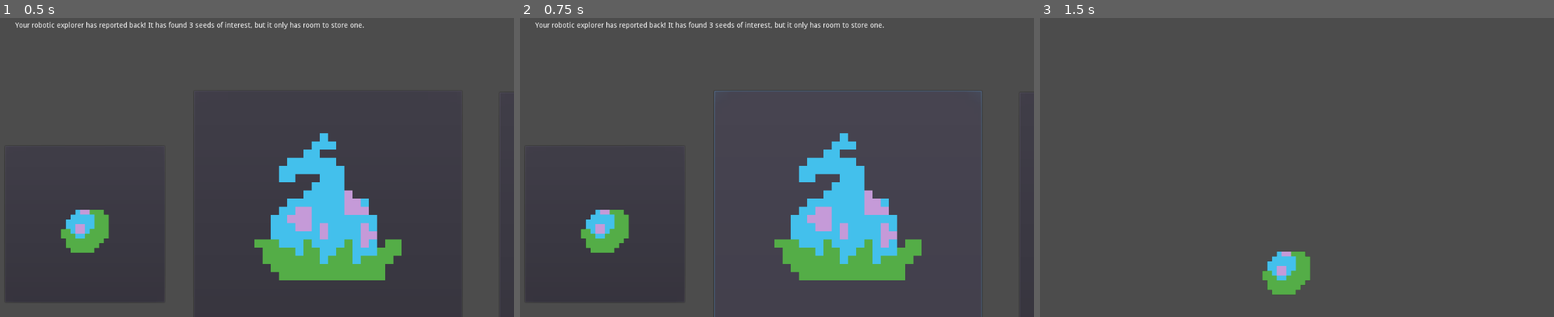
Above: before the commit, frames 1-3 (left to right).
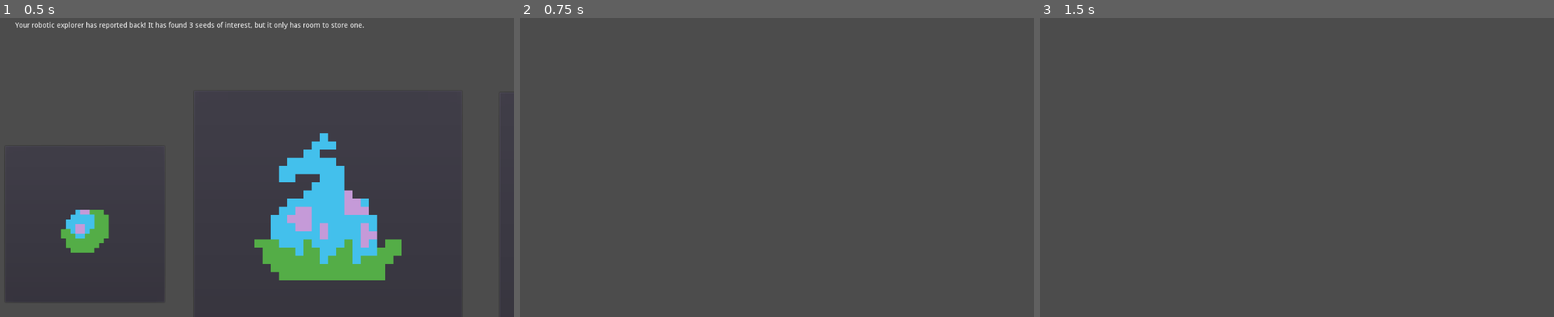
Above: after the commit, the same moments.

Repository: ArgosOfIthica/axil
Game: Godot game, scene res://Main.tscn
Same seed, same stepped clock (60 frames per second), same inputs: the game is played once before the commit and once after it.
Inputs (mouse positions are in pixels of both pictures, inside the frame that each line leads up to):
- Up to frame 1 (0.5 s): no input
- Up to frame 2 (0.75 s): click (848, 224) at 0.5 s
- Up to frame 3 (1.5 s): click (1122, 224) at 1.27 s

Frame 1 is identical in both runs. In frame 2, 9.6% of the frame differs, in the area x 2-90%, y 1-100%; in frame 3, 1.1%.
Error after the commit: Parse Error: The identifier "species" isn't declared in the current scope. (res://Spaceship.gd:16)

Commit message:
Plant class developed more and starter buttons almost functioning

Diff:
--- a/Choose.gd
+++ b/Choose.gd
@@ -3,7 +3,6 @@
 # Declare member variables here. Examples:
 # var a = 2
 # var b = "text"
-
 signal kill_choose
 
 # Called when the node enters the scene tree for the first time.
@@ -14,14 +13,14 @@
 func _process(delta):
 	pass
 
-
 func _on_Button_1_pressed():
 	emit_signal('kill_choose')
 	hide()
 
-
 func _on_Button_2_pressed():
-	return 2
+	emit_signal('kill_choose')
+	hide()
 
 func _on_Button_3_pressed():
-	return 3
+	emit_signal('kill_choose')
+	hide()
--- a/Plant.gd
+++ b/Plant.gd
@@ -4,11 +4,22 @@
 # var a = 2
 # var b = "text"
 class Plant:
+
+	def __init__(self, species, stage):
+		self.species = species
+		self. stage = stage
+
 	var species = "demo"
 	var stage = "seed"
 	var seedling_image_path = null
 	var lifetime = 0
-
+	func species_to_path(self):
+		if self.species == "water" :
+			self.seedling_image_path = "plant_water_1.png"
+		else if self.species == "grass":
+			self.seedling_image_path = "plant_grass_1.png"
+		else:
+			self.seedling_image_path = "plant_fire_1.png"
 
 func _ready():
 	pass
--- a/Spaceship.gd
+++ b/Spaceship.gd
@@ -9,10 +9,12 @@
 	pass
 func goto_spaceship():
 	var plantscene = load('res://Plant.tscn')
-	var plant = plantscene.instance()
+	"""var plant = plantscene.instance()
 	plant.position.x = 500
 	plant.position.y = 500
-	add_child(plant)
+	add_child(plant)"""
+	var plant = plantscene.Plant(species, stage)
+
 
 
 #func render_plants():
Binary file added: assets/plant_fire_1.png
Not shown, added: assets/plant_fire_1.png.import
Binary file added: assets/plant_grass_1.png
Not shown, added: assets/plant_grass_1.png.import
Binary file added: assets/plant_water_1.png
Not shown, added: assets/plant_water_1.png.import
Binary file added: assets/shitwater.png
Not shown, added: assets/shitwater.png.import
